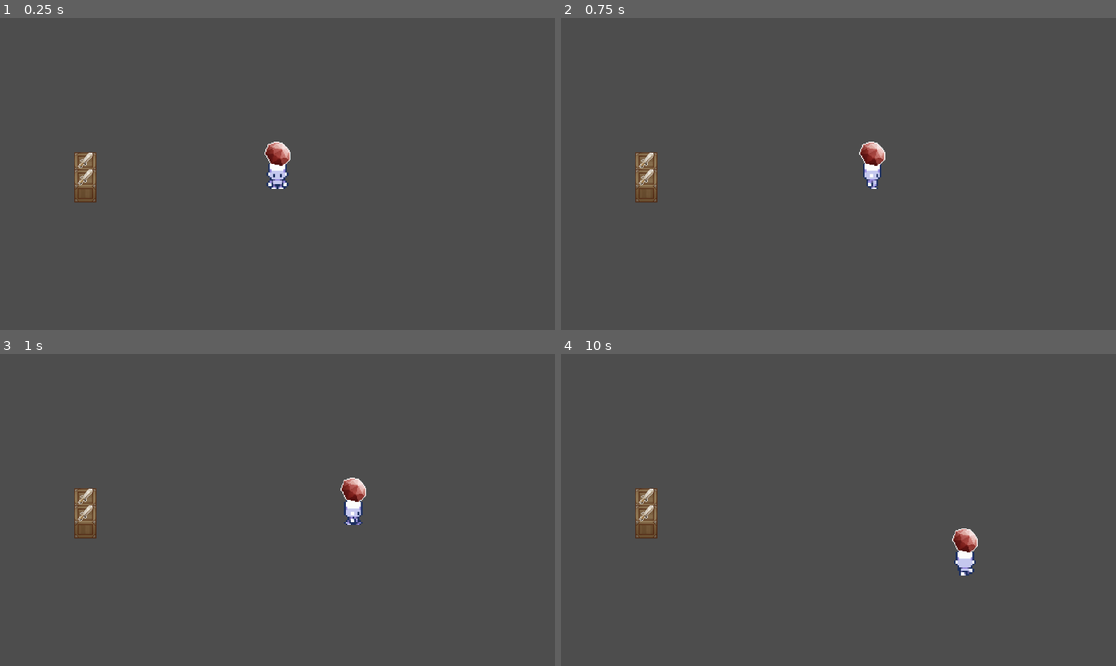
Above: before the commit, frames 1-4 (two rows, left to right).
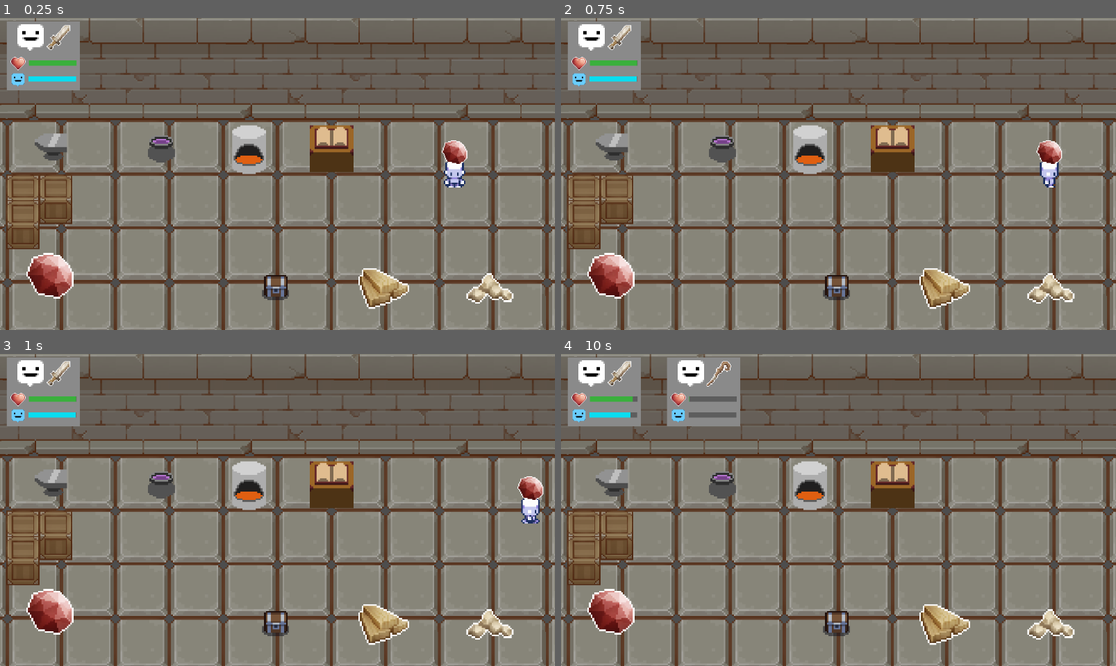
Above: after the commit, the same moments.

Repository: jpsalim21/LootPacker
Game: Godot game, scene res://Cenas/Workshop.tscn
Same seed, same stepped clock (60 frames per second), same inputs: the game is played once before the commit and once after it. Before the commit the project starts from res://Cenas/CenaTeste.tscn.
Inputs:
- Up to frame 1 (0.25 s): no input
- Up to frame 2 (0.75 s): tap Enter at 0.5 s; hold D (direita) from 0.53 s (still down); tap E (interact) at 0.6 s
- Up to frame 3 (1 s): keep holding D (direita)
- Up to frame 4 (10 s): release D (direita) at 1.28 s; hold S (baixo) 1.28-2.03 s; tap E (interact) at 1.35, 2.3, 2.85, 3.6, 4.55, 5.1, 5.85, 6.8, 7.35, 8.1, 9.05, 9.6 s; hold D (direita) 2.03-2.78 s; tap Space (minigame) every 2.25 s from 2.1 to 8.85 s; hold W (cima) 2.78-3.53 s; hold A (esquerda) 3.53-5.03 s; hold S (baixo) 5.03-5.78 s; hold D (direita) 5.78-6.53 s; hold W (cima) 6.53-7.28 s; hold D (direita) 7.28-8.03 s; hold S (baixo) 8.03-8.78 s; hold A (esquerda) 8.78-9.53 s; hold W (cima) from 9.53 s (still down)

The runs differ from the first frame. In frame 1, 90% of the frame differs, in the area x 0-100%, y 0-100%; in frame 2, 90%; in frame 3, 90%; in frame 4, 91%.

Commit message:
Finaliza código de seleção de objetos

Diff:
--- a/Cenas/CenaTeste.tscn
+++ b/Cenas/CenaTeste.tscn
@@ -11,7 +11,7 @@
 
 [node name="Player" parent="." node_paths=PackedStringArray("objeto") instance=ExtResource("1_1xbfk")]
 position = Vector2(0, 0)
-objeto = NodePath("../Caixa")
+objeto = NodePath("../Caixa2")
 
 [node name="Caixa" parent="." node_paths=PackedStringArray("player") instance=ExtResource("2_6tspx")]
 position = Vector2(-114, -3)
--- a/Cenas/Workshop.tscn
+++ b/Cenas/Workshop.tscn
@@ -14,6 +14,7 @@
 [ext_resource type="Resource" uid="uid://m67wulwr0b1g" path="res://Classes/Items/minerioFerro.tres" id="15_7elkp"]
 [ext_resource type="Resource" uid="uid://b8nodw5g0xack" path="res://Classes/Items/barraFerro.tres" id="16_5qsdj"]
 [ext_resource type="PackedScene" uid="uid://7o4s31xwqeqr" path="res://Prefabs/MesaEncantamento.tscn" id="17_l06ur"]
+[ext_resource type="PackedScene" uid="uid://bvcgd1v02u28t" path="res://Prefabs/caixa.tscn" id="18_32iay"]
 [ext_resource type="Texture2D" uid="uid://bvsvvtrs07oqa" path="res://Sprites/Tileset/TX Tileset Stone Ground.png" id="18_bftj5"]
 [ext_resource type="Texture2D" uid="uid://c8gx0h65k5nhl" path="res://Sprites/Tileset/TX Tileset Wall.png" id="19_fpv2e"]
 [ext_resource type="Texture2D" uid="uid://dqlg2l2sdohet" path="res://Sprites/Tileset/TX Props.png" id="20_83ywk"]
@@ -277,44 +278,56 @@
 sources/2 = SubResource("TileSetAtlasSource_wotoo")
 
 [node name="Cena" type="Node2D"]
+y_sort_enabled = true
 
 [node name="Ui" parent="." instance=ExtResource("12_0qqpj")]
 follow_viewport_scale = -1.075
 
+[node name="Player" parent="." instance=ExtResource("14_n15k1")]
+position = Vector2(105, -1)
+
 [node name="Cenario" type="Node2D" parent="."]
 
-[node name="MesaEncantamento" parent="Cenario" instance=ExtResource("17_l06ur")]
+[node name="MesaEncantamento" parent="Cenario" node_paths=PackedStringArray("player") instance=ExtResource("17_l06ur")]
 position = Vector2(32, -17)
-
-[node name="Fornalha" parent="Cenario" instance=ExtResource("14_f4wes")]
+player = NodePath("../../Player")
+
+[node name="Fornalha" parent="Cenario" node_paths=PackedStringArray("player") instance=ExtResource("14_f4wes")]
 position = Vector2(-17, -16)
 ingrediente = ExtResource("15_7elkp")
 itemResultante = ExtResource("16_5qsdj")
+player = NodePath("../../Player")
 tempoMax = 10.0
 
-[node name="Fornecedor2" parent="Cenario" instance=ExtResource("11_k2e5d")]
+[node name="Fornecedor2" parent="Cenario" node_paths=PackedStringArray("player") instance=ExtResource("11_k2e5d")]
 position = Vector2(63, 66)
 itemEntregar = ExtResource("12_rkcy8")
-
-[node name="Fornecedor3" parent="Cenario" instance=ExtResource("11_k2e5d")]
+player = NodePath("../../Player")
+
+[node name="Fornecedor3" parent="Cenario" node_paths=PackedStringArray("player") instance=ExtResource("11_k2e5d")]
 position = Vector2(126, 66)
 itemEntregar = ExtResource("15_7elkp")
-
-[node name="Fornecedor" parent="Cenario" instance=ExtResource("11_k2e5d")]
+player = NodePath("../../Player")
+
+[node name="Fornecedor" parent="Cenario" node_paths=PackedStringArray("player") instance=ExtResource("11_k2e5d")]
 position = Vector2(-135, 60)
 itemEntregar = ExtResource("2_halj0")
-
-[node name="Caldeirao" parent="Cenario" instance=ExtResource("11_vpkt5")]
+player = NodePath("../../Player")
+
+[node name="Caldeirao" parent="Cenario" node_paths=PackedStringArray("player") instance=ExtResource("11_vpkt5")]
 position = Vector2(-69, -16)
 itemResultante = ExtResource("11_dmwo6")
+player = NodePath("../../Player")
 tempoMax = 15.0
 
-[node name="Forja" parent="Cenario" instance=ExtResource("7_jul0y")]
+[node name="Forja" parent="Cenario" node_paths=PackedStringArray("player") instance=ExtResource("7_jul0y")]
+player = NodePath("../../Player")
 itemReceita = ExtResource("16_5qsdj")
 
-[node name="Chest" type="Node2D" parent="Cenario" node_paths=PackedStringArray("aventureirosController")]
+[node name="Chest" type="Node2D" parent="Cenario" node_paths=PackedStringArray("player", "aventureirosController")]
 position = Vector2(-1, 40)
 script = ExtResource("4_b1l47")
+player = NodePath("../../Player")
 aventureirosController = NodePath("../../Ui")
 
 [node name="Area2D" type="Area2D" parent="Cenario/Chest"]
@@ -337,8 +350,6 @@
 [node name="Camera2D" type="Camera2D" parent="."]
 zoom = Vector2(3.5, 3.5)
 process_callback = 0
-
-[node name="Player" parent="." instance=ExtResource("14_n15k1")]
 
 [node name="ColisorParedes" type="Node2D" parent="."]
 
@@ -355,11 +366,17 @@
 format = 2
 layer_0/tile_data = PackedInt32Array(-5, 196608, 3, -4, 196608, 3, -3, 196608, 3, -2, 196608, 3, -1, 196608, 3, -65536, …(1231 unchanged characters)…
 
-[node name="TxProps" type="Sprite2D" parent="."]
-position = Vector2(-147, 41)
-texture = ExtResource("20_83ywk")
-region_enabled = true
-region_rect = Rect2(160, 18, 32, 46)
+[node name="Caixa2" parent="." node_paths=PackedStringArray("player") instance=ExtResource("18_32iay")]
+position = Vector2(-151, 30)
+player = NodePath("../Player")
+
+[node name="Caixa3" parent="." node_paths=PackedStringArray("player") instance=ExtResource("18_32iay")]
+position = Vector2(-131.5, 15)
+player = NodePath("../Player")
+
+[node name="Caixa" parent="." node_paths=PackedStringArray("player") instance=ExtResource("18_32iay")]
+position = Vector2(-151, 15)
+player = NodePath("../Player")
 
 [connection signal="body_entered" from="Cenario/Chest/Area2D" to="Cenario/Chest" method="_on_area_2d_body_entered"]
 [connection signal="body_exited" from="Cenario/Chest/Area2D" to="Cenario/Chest" method="_on_area_2d_body_exited"]
--- a/Prefabs/Caldeirao.tscn
+++ b/Prefabs/Caldeirao.tscn
@@ -7,9 +7,6 @@
 
 [sub_resource type="RectangleShape2D" id="RectangleShape2D_aqkik"]
 size = Vector2(16, 16)
-
-[sub_resource type="RectangleShape2D" id="RectangleShape2D_anosy"]
-size = Vector2(37, 48)
 
 [sub_resource type="StyleBoxFlat" id="StyleBoxFlat_ouvci"]
 bg_color = Color(0.121569, 0.121569, 0.121569, 0.627451)
@@ -45,6 +42,8 @@
 tempoMax = 20.0
 
 [node name="StaticBody2D" type="StaticBody2D" parent="."]
+collision_layer = 3
+collision_mask = 3
 
 [node name="CollisionShape2D" type="CollisionShape2D" parent="StaticBody2D"]
 position = Vector2(0, 1)
@@ -53,11 +52,9 @@
 [node name="Cenario2" type="Sprite2D" parent="."]
 texture = ExtResource("1_mt0iu")
 
-[node name="Area2D" type="Area2D" parent="."]
-
-[node name="CollisionShape2D" type="CollisionShape2D" parent="Area2D"]
-position = Vector2(0, 6)
-shape = SubResource("RectangleShape2D_anosy")
+[node name="Cenario3" type="Sprite2D" parent="."]
+self_modulate = Color(100, 100, 100, 0.538)
+texture = ExtResource("1_mt0iu")
 
 [node name="ProgressBar" type="ProgressBar" parent="."]
 offset_left = -21.0
@@ -84,6 +81,4 @@
 [node name="Timer" type="Timer" parent="."]
 wait_time = 2.0
 
-[connection signal="body_entered" from="Area2D" to="." method="_on_area_2d_body_entered"]
-[connection signal="body_exited" from="Area2D" to="." method="_on_area_2d_body_exited"]
 [connection signal="timeout" from="Timer" to="." method="_on_timer_timeout"]
--- a/Prefabs/Fornalha.tscn
+++ b/Prefabs/Fornalha.tscn
@@ -7,9 +7,6 @@
 
 [sub_resource type="RectangleShape2D" id="RectangleShape2D_aqkik"]
 size = Vector2(20, 29)
-
-[sub_resource type="RectangleShape2D" id="RectangleShape2D_anosy"]
-size = Vector2(37, 48)
 
 [sub_resource type="StyleBoxFlat" id="StyleBoxFlat_ouvci"]
 bg_color = Color(0.121569, 0.121569, 0.121569, 0.627451)
@@ -45,6 +42,8 @@
 tempoMax = 20.0
 
 [node name="StaticBody2D" type="StaticBody2D" parent="."]
+collision_layer = 3
+collision_mask = 3
 
 [node name="CollisionShape2D" type="CollisionShape2D" parent="StaticBody2D"]
 position = Vector2(0, 1.5)
@@ -53,11 +52,9 @@
 [node name="Cenario2" type="Sprite2D" parent="."]
 texture = ExtResource("3_vqvl6")
 
-[node name="Area2D" type="Area2D" parent="."]
-
-[node name="CollisionShape2D" type="CollisionShape2D" parent="Area2D"]
-position = Vector2(0, 6)
-shape = SubResource("RectangleShape2D_anosy")
+[node name="Cenario3" type="Sprite2D" parent="."]
+self_modulate = Color(100, 100, 100, 0.545098)
+texture = ExtResource("3_vqvl6")
 
 [node name="ProgressBar" type="ProgressBar" parent="."]
 offset_left = -21.0
@@ -84,6 +81,4 @@
 [node name="Timer" type="Timer" parent="."]
 wait_time = 2.0
 
-[connection signal="body_entered" from="Area2D" to="." method="_on_area_2d_body_entered"]
-[connection signal="body_exited" from="Area2D" to="." method="_on_area_2d_body_exited"]
 [connection signal="timeout" from="Timer" to="." method="_on_timer_timeout"]
--- a/Prefabs/Fornecedor.tscn
+++ b/Prefabs/Fornecedor.tscn
@@ -3,19 +3,21 @@
 [ext_resource type="Script" path="res://Scripts/Estruturas/Fornecedor.gd" id="1_gvptj"]
 [ext_resource type="Texture2D" uid="uid://0cklxrigb2ga" path="res://Sprites/Itens/Cut Ruby.png" id="1_om1rk"]
 
-[sub_resource type="RectangleShape2D" id="RectangleShape2D_bqou7"]
-size = Vector2(51.25, 49.25)
+[sub_resource type="RectangleShape2D" id="RectangleShape2D_o0fma"]
 
 [node name="Fornecedor" type="Node2D"]
 script = ExtResource("1_gvptj")
 
-[node name="Area2D" type="Area2D" parent="."]
-
-[node name="CollisionShape2D" type="CollisionShape2D" parent="Area2D"]
-shape = SubResource("RectangleShape2D_bqou7")
-
 [node name="CutRuby" type="Sprite2D" parent="."]
 texture = ExtResource("1_om1rk")
 
-[connection signal="body_entered" from="Area2D" to="." method="_on_area_2d_body_entered"]
-[connection signal="body_exited" from="Area2D" to="." method="_on_area_2d_body_exited"]
+[node name="CutRuby2" type="Sprite2D" parent="."]
+self_modulate = Color(100, 100, 100, 0.645)
+texture = ExtResource("1_om1rk")
+
+[node name="StaticBody2D" type="StaticBody2D" parent="."]
+collision_layer = 3
+collision_mask = 3
+
+[node name="CollisionShape2D" type="CollisionShape2D" parent="StaticBody2D"]
+shape = SubResource("RectangleShape2D_o0fma")
--- a/Prefabs/MesaEncantamento.tscn
+++ b/Prefabs/MesaEncantamento.tscn
@@ -8,9 +8,6 @@
 
 [sub_resource type="RectangleShape2D" id="RectangleShape2D_aqkik"]
 size = Vector2(26, 28)
-
-[sub_resource type="RectangleShape2D" id="RectangleShape2D_anosy"]
-size = Vector2(37, 48)
 
 [sub_resource type="StyleBoxFlat" id="StyleBoxFlat_ouvci"]
 bg_color = Color(0.121569, 0.121569, 0.121569, 0.627451)
@@ -47,6 +44,8 @@
 tempoMax = 20.0
 
 [node name="StaticBody2D" type="StaticBody2D" parent="."]
+collision_layer = 3
+collision_mask = 3
 
 [node name="CollisionShape2D" type="CollisionShape2D" parent="StaticBody2D"]
 position = Vector2(0, 2)
@@ -55,11 +54,11 @@
 [node name="Cenario2" type="Sprite2D" parent="."]
 texture = ExtResource("3_l155n")
 
-[node name="Area2D" type="Area2D" parent="."]
-
-[node name="CollisionShape2D" type="CollisionShape2D" parent="Area2D"]
-position = Vector2(0, 6)
-shape = SubResource("RectangleShape2D_anosy")
+[node name="Cenario3" type="Sprite2D" parent="."]
+self_modulate = Color(100, 100, 100, 0.598)
+light_mask = 3
+visibility_layer = 3
+texture = ExtResource("3_l155n")
 
 [node name="ProgressBar" type="ProgressBar" parent="."]
 offset_left = -21.0
@@ -86,6 +85,4 @@
 [node name="Timer" type="Timer" parent="."]
 wait_time = 2.0
 
-[connection signal="body_entered" from="Area2D" to="." method="_on_area_2d_body_entered"]
-[connection signal="body_exited" from="Area2D" to="." method="_on_area_2d_body_exited"]
 [connection signal="timeout" from="Timer" to="." method="_on_timer_timeout"]
--- a/Prefabs/SelecaoPlayer.gd
+++ b/Prefabs/SelecaoPlayer.gd
@@ -17,18 +17,20 @@
 
 func _on_body_entered(body):
 	listaObjetos.append(body)
-	print("Adicionei")
 func _on_body_exited(body):
+	calculaMenor()
 	listaObjetos.erase(body)
-	print("Removi")
 
 func calculaMenor():
-	if listaObjetos.is_empty(): return
+	if listaObjetos.is_empty():
+		if oldObject != null:
+			player.aproximou.emit(null, oldObject)
+			oldObject = null
+		return
 	var _objetoEscolhido = null
 	var menorDist = 3000
 	for item : Node2D in listaObjetos:
-		var dist = self.position.distance_to(item.position)
-		print(dist)
+		var dist = self.global_position.distance_squared_to(item.global_position)
 		if dist < menorDist:
 			menorDist = dist
 			_objetoEscolhido = item
--- a/Prefabs/caixa.tscn
+++ b/Prefabs/caixa.tscn
@@ -1,13 +1,12 @@
-[gd_scene load_steps=7 format=3 uid="uid://bvcgd1v02u28t"]
+[gd_scene load_steps=6 format=3 uid="uid://bvcgd1v02u28t"]
 
 [ext_resource type="Script" path="res://Scripts/Estruturas/Caixa.gd" id="1_m1cwi"]
 [ext_resource type="Texture2D" uid="uid://dqlg2l2sdohet" path="res://Sprites/Tileset/TX Props.png" id="1_w1uu0"]
-[ext_resource type="Texture2D" uid="uid://bo3gsfesfu3qy" path="res://Sprites/Itens/Iron Sword.png" id="2_3dsjv"]
 [ext_resource type="Script" path="res://Scripts/Estruturas/DetectaPlayer.gd" id="2_fdad6"]
 [ext_resource type="Texture2D" uid="uid://c1tlgt05g43wh" path="res://Sprites/PlaceHolder/Quadrado.png" id="3_df5xp"]
 
 [sub_resource type="RectangleShape2D" id="RectangleShape2D_6bmkc"]
-size = Vector2(13, 9.875)
+size = Vector2(20, 29)
 
 [node name="Caixa" type="Node2D"]
 script = ExtResource("1_m1cwi")
@@ -19,10 +18,11 @@
 script = ExtResource("2_fdad6")
 
 [node name="CollisionShape2D" type="CollisionShape2D" parent="StaticBody2D"]
+position = Vector2(0, -4.5)
 shape = SubResource("RectangleShape2D_6bmkc")
 
 [node name="TxProps" type="Sprite2D" parent="."]
-scale = Vector2(0.5, 0.5)
+scale = Vector2(0.75, 0.75)
 texture = ExtResource("1_w1uu0")
 region_enabled = true
 region_rect = Rect2(163, 86, 26, 39)
@@ -30,11 +30,10 @@
 [node name="Quadrado" type="Sprite2D" parent="."]
 visible = false
 self_modulate = Color(1, 1, 1, 0.345098)
-position = Vector2(0, -5)
-scale = Vector2(0.4065, 0.3125)
+position = Vector2(0, -7)
+scale = Vector2(0.6, 0.4375)
 texture = ExtResource("3_df5xp")
 
 [node name="IronSword" type="Sprite2D" parent="."]
-position = Vector2(0, -5)
-scale = Vector2(0.304688, 0.304688)
-texture = ExtResource("2_3dsjv")
+position = Vector2(0, -7)
+scale = Vector2(0.404297, 0.404297)
--- a/Prefabs/forja.tscn
+++ b/Prefabs/forja.tscn
@@ -1,12 +1,9 @@
-[gd_scene load_steps=7 format=3 uid="uid://cs5cj2tivci1w"]
+[gd_scene load_steps=6 format=3 uid="uid://cs5cj2tivci1w"]
 
 [ext_resource type="Script" path="res://Scripts/Estruturas/WorkstationScript.gd" id="1_uymmu"]
 [ext_resource type="Resource" uid="uid://cyiu28dq26mco" path="res://Classes/Items/espada.tres" id="2_61e4g"]
 [ext_resource type="Texture2D" uid="uid://b4k8xmbplm35j" path="res://Sprites/Estruturas/Cenario1.png" id="3_p34hy"]
 [ext_resource type="PackedScene" uid="uid://c1o062afx8mr" path="res://Prefabs/minigame.tscn" id="4_6f2ww"]
-
-[sub_resource type="RectangleShape2D" id="RectangleShape2D_h18a0"]
-size = Vector2(47.5, 48.25)
 
 [sub_resource type="RectangleShape2D" id="RectangleShape2D_wjgnn"]
 size = Vector2(19, 15)
@@ -20,21 +17,22 @@
 z_index = -1
 texture = ExtResource("3_p34hy")
 
-[node name="Area2D" type="Area2D" parent="."]
-
-[node name="CollisionShape2D" type="CollisionShape2D" parent="Area2D"]
-position = Vector2(0, 5.875)
-shape = SubResource("RectangleShape2D_h18a0")
-
-[node name="Minigame" parent="." node_paths=PackedStringArray("workStation") instance=ExtResource("4_6f2ww")]
-position = Vector2(0, -11)
-workStation = NodePath("..")
+[node name="Icon2" type="Sprite2D" parent="."]
+visible = false
+self_modulate = Color(100, 100, 100, 0.432)
+light_mask = 3
+visibility_layer = 3
+z_index = -1
+texture = ExtResource("3_p34hy")
 
 [node name="StaticBody2D" type="StaticBody2D" parent="."]
+collision_layer = 3
+collision_mask = 3
 
 [node name="CollisionShape2D" type="CollisionShape2D" parent="StaticBody2D"]
 position = Vector2(-1.5, -0.5)
 shape = SubResource("RectangleShape2D_wjgnn")
 
-[connection signal="body_entered" from="Area2D" to="." method="_on_area_2d_body_entered"]
-[connection signal="body_exited" from="Area2D" to="." method="_on_area_2d_body_exited"]
+[node name="Minigame" parent="." node_paths=PackedStringArray("workStation") instance=ExtResource("4_6f2ww")]
+position = Vector2(0, -11)
+workStation = NodePath("..")
--- a/Scripts/Estruturas/Caldeirao.gd
+++ b/Scripts/Estruturas/Caldeirao.gd
@@ -14,11 +14,16 @@
 var cozinhando : bool = false
 var pronto : bool = false
 
+@onready var colisor = $StaticBody2D
+@onready var spriteLight = $Cenario3
+
 # Called when the node enters the scene tree for the first time.
 func _ready():
+	player.aproximou.connect(enter)
 	barraProgresso.visible = false
 	barraProgresso.value = tempo
 	barraProgresso.max_value = tempoMax
+	spriteLight.visible = false
 	pass # Replace with function body.
 
 # Called every frame. 'delta' is the elapsed time since the previous frame.
@@ -43,21 +48,26 @@
 		elif !pronto:
 			barraProgresso.visible = false
 			pronto = true
+			timerEspera.wait_time = 3
 			timerEspera.start()
 	pass
 
-func _on_area_2d_body_entered(body):
-	if body.name == "Player":
+func enter(new, old):
+	print("Chamou no " + self.name)
+	if new == colisor:
 		near = true
-func _on_area_2d_body_exited(body):
-	if body.name == "Player":
+		spriteLight.visible = true
+		return
+	if old == colisor:
 		near = false
-
+		spriteLight.visible = false
+		return
 
 func _on_timer_timeout():
 	alarme.visible = not alarme.visible
 	if alarme.visible:
 		print("Timer começou")
+		timerEspera.wait_time = 6
 		timerEspera.start()
 	else:
 		timerEspera.stop()
--- a/Scripts/Estruturas/Fornecedor.gd
+++ b/Scripts/Estruturas/Fornecedor.gd
@@ -4,12 +4,17 @@
 @export var player : Player
 
 @onready var sprite : Sprite2D = $CutRuby
+@onready var spriteLight : Sprite2D = $CutRuby2
+@onready var colisor = $StaticBody2D
 
 var near : bool = false
 
 # Called when the node enters the scene tree for the first time.
 func _ready():
+	player.aproximou.connect(enter)
 	sprite.texture = itemEntregar.sprite
+	spriteLight.texture = itemEntregar.sprite
+	spriteLight.visible = false
 	pass # Replace with function body.
 
 # Called every frame. 'delta' is the elapsed time since the previous frame.
@@ -18,10 +23,12 @@
 		player.changeItem(itemEntregar)
 	pass
 
-
-func _on_area_2d_body_entered(_body):
-	near = true
-	pass # Replace with function body.
-func _on_area_2d_body_exited(_body):
-	near = false
-	pass # Replace with function body.
+func enter(new, old):
+	if new == colisor:
+		near = true
+		spriteLight.visible = true
+		return
+	if old == colisor:
+		near = false
+		spriteLight.visible = false
+		return
--- a/Scripts/Estruturas/WorkstationScript.gd
+++ b/Scripts/Estruturas/WorkstationScript.gd
@@ -9,6 +9,12 @@
 @export var itemEntregue : ItemClass
 @export var itemReceita : ItemClass
 @onready var minigame : Minigame = $Minigame
+
+@onready var spriteLight = $Icon2
+@onready var colisor = $StaticBody2D
+
+func _ready():
+	player.aproximou.connect(enter)
 
 func _process(_delta):
 	if near and Input.is_action_just_pressed("interact") and !rodando:
@@ -22,6 +28,16 @@
 	player.changeItem(itemEntregue)
 	jaComecou = false
 
+func enter(new, old):
+	if new == colisor:
+		near = true
+		spriteLight.visible = true
+		return
+	if old == colisor:
+		near = false
+		spriteLight.visible = false
+		return
+
 func _on_area_2d_body_entered(body):
 	if body.name == "Player":
 		near = true
--- a/Scripts/Player.gd
+++ b/Scripts/Player.gd
@@ -11,9 +11,9 @@
 signal aproximou(novo, velho)
 
 @export var objeto : Node2D
+@onready var area2D : Node2D = $ItemSprite
 
 func _process(_delta):
-	print(self.position.distance_to(objeto.position))
 	update_animation()
 
 func _physics_process(_delta):
@@ -53,11 +53,9 @@
 	var retorno = currentItem
 	currentItem = newItem
 	if(currentItem == null):
-		print("Trocou para nulo")
 		itemSprite.visible = false
 		itemSprite.texture = null
 	else:
-		print("Novo item: " + newItem.nome)
 		itemSprite.visible = true
 		itemSprite.texture = currentItem.sprite
 	return retorno
--- a/project.godot
+++ b/project.godot
@@ -11,7 +11,7 @@
 [application]
 
 config/name="LootPacker"
-run/main_scene="res://Cenas/CenaTeste.tscn"
+run/main_scene="res://Cenas/Workshop.tscn"
 config/features=PackedStringArray("4.2", "Mobile")
 config/icon="res://Sprites/icon.svg"
 
Not shown: 1 places in Cenas/Workshop.tscn that only renumber resources
Not shown: 1 places in Prefabs/Caldeirao.tscn that only renumber resources
Not shown: 1 places in Prefabs/Fornalha.tscn that only renumber resources
Not shown: 1 places in Prefabs/MesaEncantamento.tscn that only renumber resources
